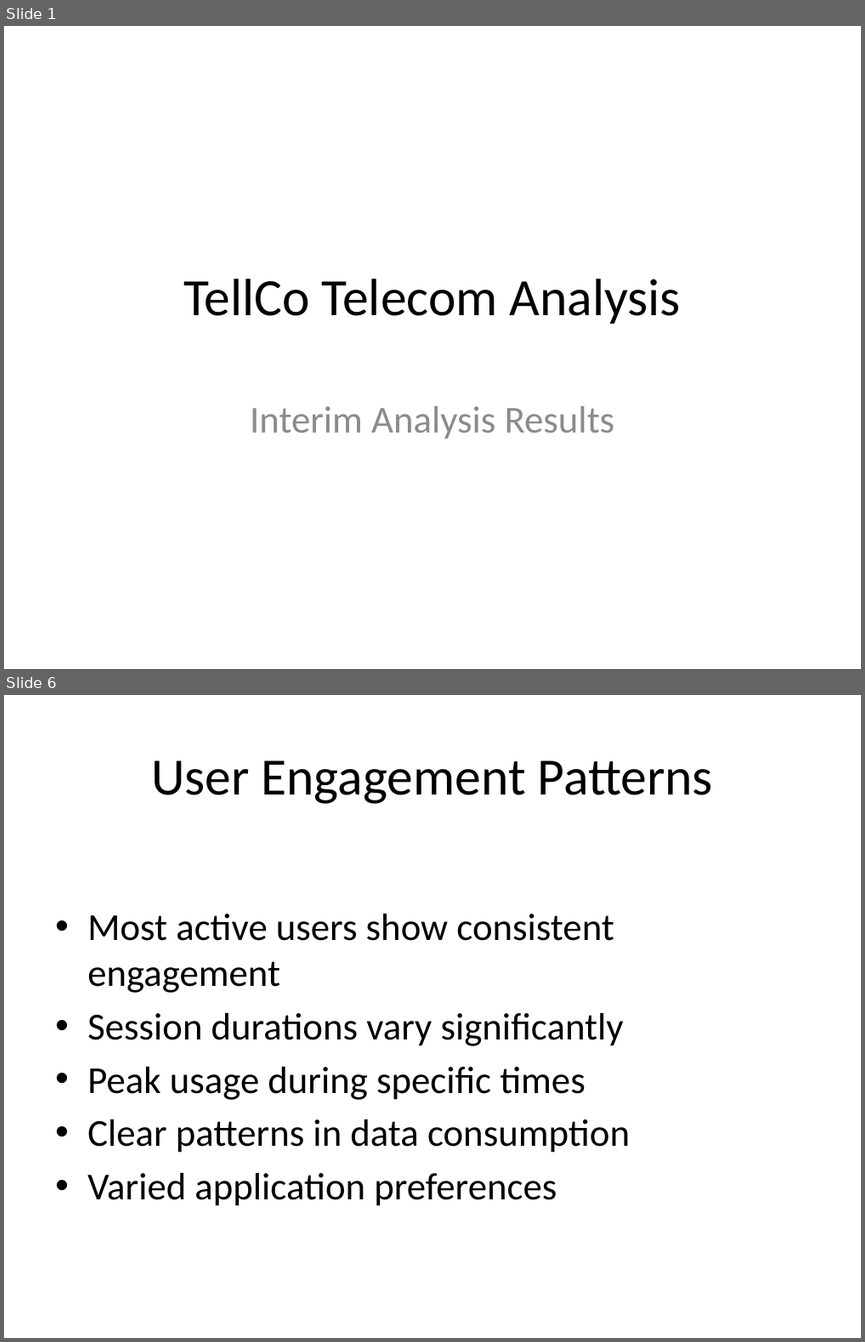
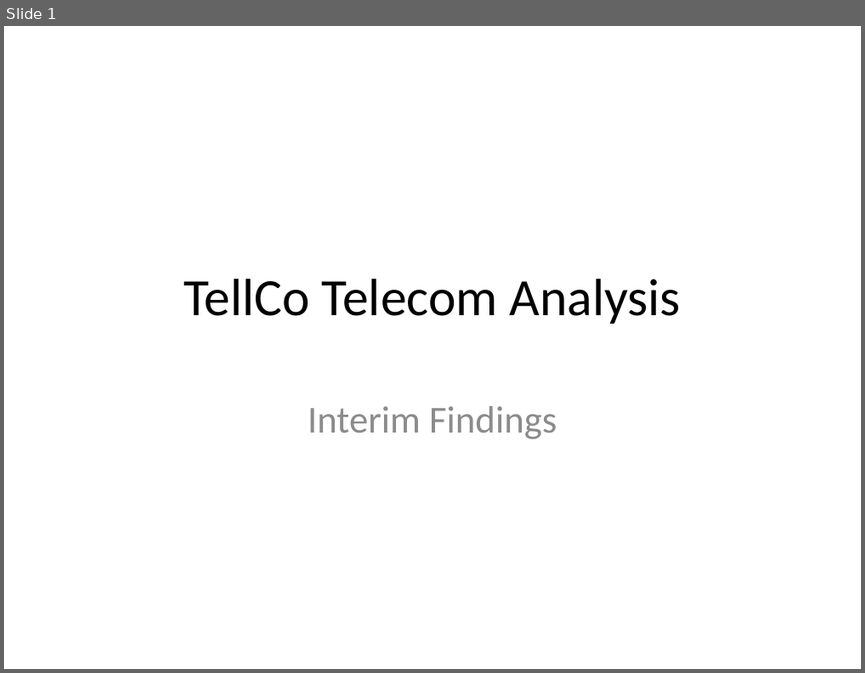
Before and after one commit to Kidyoh/10Academy-week2-Challenge, a slide deck: presentations/TellCo_Analysis_Interim.pptx. Shown one above the other, each under a label of ours: slides 1 and 6 before the commit, slide 1 after it; the slides between them are not shown. The pictures are 865x1342 and 865x673 pixels, drawn with LibreOffice and Linux fonts; fonts in the diff are those of the drawing. Boxes give left, top, right and bottom in pixels: in the first picture for what was removed or moved away, otherwise in the second. Text is boxed around its words. In the diff, an @@ line names an element or a change of style, - is before the commit and + after.

```diff
--- a/presentations/TellCo_Analysis_Interim.pptx
+++ b/presentations/TellCo_Analysis_Interim.pptx
@@ slide 6 removed at (4, 695, 861, 1338), background #FFFFFF @@
@@ title removed at (151, 760, 713, 804) @@
-User Engagement Patterns
@@ text removed at (87, 913, 630, 1206) @@
-• Most active users show consistent engagement
-• Session durations vary significantly
-• Peak usage during specific times
-• Clear patterns in data consumption
-• Varied application preferences
@@ slide 1 changed as well @@
@@ subtitle at (307, 406, 556, 439): text changed @@
-Interim Analysis Results
+Interim Findings
```
Also in this commit, not shown: 3 other slides changed, 1 slide added, 3 other slides removed, 19 other files.
